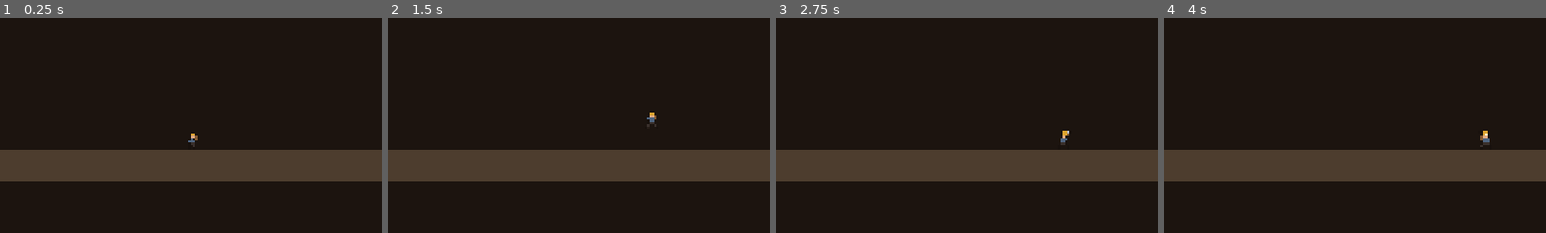
Above: before the commit, frames 1-4 (left to right).
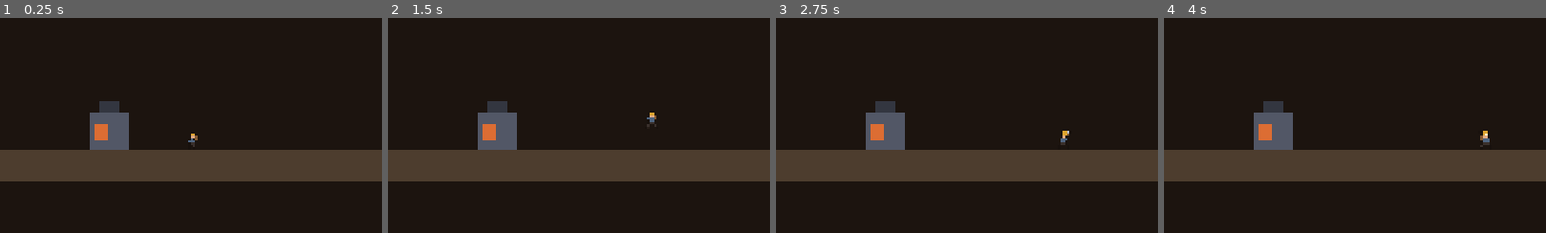
Above: after the commit, the same moments.

Repository: dlepi24/dungeon-delve
Game: Godot game, scene res://src/hub/hub.tscn
Same seed, same stepped clock (60 frames per second), same inputs: the game is played once before the commit and once after it. This scene is started directly instead of the project's main scene.
Inputs (mouse positions are % of the whole screen's width and height, from its top left):
- Up to frame 1 (0.25 s): no input
- Up to frame 2 (1.5 s): tap Enter at 0.5 s; move the mouse to (72, 45) at 0.52 s; hold D (move_right) 0.53-1.28 s; hold F (interact) 0.53-1.28 s; click (72, 45) at 0.6 s; tap Space (jump) at 0.77, 1.25 s; move the mouse to (30, 55) at 1.27 s; hold S (move_down) from 1.28 s (still down); tap F (interact) at 1.35 s
- Up to frame 3 (2.75 s): tap Space (jump) at 1.52 s; right-click (30, 55) at 1.55 s; tap Enter at 2 s; move the mouse to (60, 28) at 2.02 s; release S (move_down) at 2.03 s; hold D (move_right) from 2.03 s (still down); right-click (60, 28) at 2.1 s; tap Shift (roll) at 2.3 s
- Up to frame 4 (4 s): tap Space (jump) at 2.75, 3.02, 3.77 s; move the mouse to (45, 70) at 2.77 s; release D (move_right) at 2.78 s; hold W (move_up) 2.78-3.53 s; tap Shift (roll) at 2.85 s; click (45, 70) at 3.05 s; move the mouse to (80, 65) at 3.52 s; hold A (move_left) from 3.53 s (still down); hold F (interact) from 3.53 s (still down); click (80, 65) at 3.6 s
The pictures show only the part of the screen within x 25-75%, y 42-92%; the shares and areas given below are measured in that part.

The runs differ from the first frame. In frame 1, 2.1% of the frame differs, in the area x 23-34%, y 38-62%; in frame 2, 2.1%; in frame 3, 2.1%; in frame 4, 2.1%.

Commit message:
Add the Blacksmith: a second hub vendor with rerolling weapon stock
Sells weapons for banked haul; stock is a random subset of the pool,
rerolled per visit, so the smithy is worth checking between runs.
Bought weapons ride the identical equip path as found ones —
session-scoped, gone on death. Stock rolls are deliberately unseeded:
hub flavour must not burn draws from the delve's deterministic streams.

Co-Authored-By: Claude Fable 5 <noreply@anthropic.com>

Diff:
--- a/src/autoload/game_state.gd
+++ b/src/autoload/game_state.gd
@@ -152,6 +152,16 @@
 	return banked_haul >= cost
 
 
+## Spend banked haul on something that is not an upgrade (the blacksmith's
+## weapons). Returns whether it happened.
+func spend_banked(amount: int) -> bool:
+	if not can_afford(amount):
+		return false
+	banked_haul -= amount
+	save_game()
+	return true
+
+
 ## Spend banked haul to raise an upgrade a level. Returns whether it happened, so
 ## the vendor UI does not have to re-check affordability itself.
 func buy_upgrade(id: StringName, cost: int) -> bool:
--- /dev/null
+++ b/src/hub/blacksmith_panel.gd
@@ -0,0 +1,113 @@
+extends CanvasLayer
+## The blacksmith's buy screen. Sells weapons for banked haul.
+##
+## The stock is REROLLED on every visit — a random subset of the weapon pool —
+## so the smithy is worth checking after each run, and a run you would rather
+## not gamble on drops can start armed instead. Bought weapons go through the
+## exact same equip path as found ones: into the loadout, session-scoped, lost
+## on death. The blacksmith sells you a head start, not property.
+##
+## Stock rolls use plain randomness, NOT the seeded service: shop stock is hub
+## flavour, and burning seeded draws here would perturb the delve streams that
+## daily seeds depend on.
+
+## Everything the smith can stock. A new weapon for sale is a path here (and in
+## the enemy drop pool, which deliberately stays its own list — drop-only or
+## shop-only weapons are a design lever, not an accident waiting to happen).
+const WEAPON_POOL: Array[String] = [
+	"res://src/systems/weapons/dagger.tres",
+	"res://src/systems/weapons/maul.tres",
+	"res://src/systems/weapons/spear.tres",
+]
+
+## Weapons on the rack per visit.
+@export var stock_size: int = 2
+
+var _stock: Array[WeaponData] = []
+
+@onready var _list: VBoxContainer = $Panel/Margin/Rows/List
+@onready var _banked: Label = $Panel/Margin/Rows/Banked
+@onready var _close: Button = $Panel/Margin/Rows/Close
+
+
+func _ready() -> void:
+	process_mode = Node.PROCESS_MODE_ALWAYS
+	_close.pressed.connect(close)
+
+
+func open() -> void:
+	_roll_stock()
+	_rebuild_rows()
+	_refresh()
+	visible = true
+	Cursor.menu()
+
+
+func close() -> void:
+	visible = false
+	Cursor.gameplay()
+
+
+func _roll_stock() -> void:
+	var pool: Array[String] = WEAPON_POOL.duplicate()
+	var rng: RandomNumberGenerator = RandomNumberGenerator.new()
+	rng.randomize()
+	_stock.clear()
+	for i: int in mini(stock_size, pool.size()):
+		var pick: int = rng.randi_range(0, pool.size() - 1)
+		_stock.append(load(pool[pick]) as WeaponData)
+		pool.remove_at(pick)
+
+
+func _rebuild_rows() -> void:
+	for child: Node in _list.get_children():
+		child.queue_free()
+	for weapon: WeaponData in _stock:
+		var row: HBoxContainer = HBoxContainer.new()
+		row.add_theme_constant_override(&"separation", 12)
+
+		var icon: TextureRect = TextureRect.new()
+		icon.texture = weapon.icon
+		icon.texture_filter = CanvasItem.TEXTURE_FILTER_NEAREST
+		icon.expand_mode = TextureRect.EXPAND_IGNORE_SIZE
+		icon.stretch_mode = TextureRect.STRETCH_KEEP_ASPECT_CENTERED
+		icon.custom_minimum_size = Vector2(40, 40)
+		row.add_child(icon)
+
+		var label: Label = Label.new()
+		label.size_flags_horizontal = Control.SIZE_EXPAND_FILL
+		# The stats that make weapons feel different, in words a shopper can use.
+		label.text = "%s\ndmg %d · wind-up %d ms · reach %d" % [
+			weapon.display_name, roundi(weapon.damage), weapon.startup_ms, roundi(weapon.hitbox_size.x),
+		]
+		row.add_child(label)
+
+		var buy: Button = Button.new()
+		buy.custom_minimum_size = Vector2(150, 0)
+		buy.pressed.connect(_buy.bind(weapon, buy))
+		row.add_child(buy)
+		row.set_meta(&"weapon", weapon)
+		row.set_meta(&"button", buy)
+		_list.add_child(row)
+
+
+func _buy(weapon: WeaponData, button: Button) -> void:
+	if not GameState.spend_banked(weapon.cost):
+		return
+	var player: Player = get_tree().get_first_node_in_group(&"player") as Player
+	if player != null:
+		player.equip_weapon(weapon)
+	button.text = "SOLD"
+	button.disabled = true
+	_refresh()
+
+
+func _refresh() -> void:
+	_banked.text = "Banked haul: %d" % GameState.banked_haul
+	for row: Node in _list.get_children():
+		var weapon: WeaponData = row.get_meta(&"weapon") as WeaponData
+		var button: Button = row.get_meta(&"button") as Button
+		if button.disabled:
+			continue
+		button.text = "Buy  (%d)" % weapon.cost
+		button.disabled = not GameState.can_afford(weapon.cost)
--- /dev/null
+++ b/src/hub/blacksmith_panel.tscn
@@ -0,0 +1,71 @@
+[gd_scene load_steps=3 format=3]
+
+[ext_resource type="Script" path="res://src/hub/blacksmith_panel.gd" id="1"]
+
+[sub_resource type="StyleBoxFlat" id="sb"]
+bg_color = Color(0.05, 0.05, 0.06, 0.97)
+border_width_left = 2
+border_width_top = 2
+border_width_right = 2
+border_width_bottom = 2
+border_color = Color(0.55, 0.58, 0.66, 1)
+corner_radius_top_left = 6
+corner_radius_top_right = 6
+corner_radius_bottom_right = 6
+corner_radius_bottom_left = 6
+
+[node name="BlacksmithPanel" type="CanvasLayer"]
+layer = 5
+visible = false
+script = ExtResource("1")
+
+[node name="Panel" type="PanelContainer" parent="."]
+anchors_preset = 8
+anchor_left = 0.5
+anchor_top = 0.5
+anchor_right = 0.5
+anchor_bottom = 0.5
+offset_left = -300.0
+offset_top = -170.0
+offset_right = 300.0
+offset_bottom = 170.0
+grow_horizontal = 2
+grow_vertical = 2
+theme_override_styles/panel = SubResource("sb")
+
+[node name="Margin" type="MarginContainer" parent="Panel"]
+layout_mode = 2
+theme_override_constants/margin_left = 24
+theme_override_constants/margin_top = 20
+theme_override_constants/margin_right = 24
+theme_override_constants/margin_bottom = 20
+
+[node name="Rows" type="VBoxContainer" parent="Panel/Margin"]
+layout_mode = 2
+theme_override_constants/separation = 14
+
+[node name="Title" type="Label" parent="Panel/Margin/Rows"]
+layout_mode = 2
+text = "THE BLACKSMITH"
+horizontal_alignment = 1
+
+[node name="Hint" type="Label" parent="Panel/Margin/Rows"]
+layout_mode = 2
+theme_override_font_sizes/font_size = 13
+theme_override_colors/font_color = Color(0.6, 0.58, 0.52, 1)
+text = "New stock after every delve. Yours until you die."
+horizontal_alignment = 1
+
+[node name="Banked" type="Label" parent="Panel/Margin/Rows"]
+layout_mode = 2
+text = "Banked haul: 0"
+horizontal_alignment = 1
+
+[node name="List" type="VBoxContainer" parent="Panel/Margin/Rows"]
+layout_mode = 2
+size_flags_vertical = 3
+theme_override_constants/separation = 8
+
+[node name="Close" type="Button" parent="Panel/Margin/Rows"]
+layout_mode = 2
+text = "Close  [F]"
--- a/src/hub/hub.gd
+++ b/src/hub/hub.gd
@@ -14,8 +14,10 @@
 var _near: StringName = &""
 
 @onready var _vendor_marker: Marker2D = $VendorMarker
+@onready var _smithy_marker: Marker2D = $SmithyMarker
 @onready var _mine_marker: Marker2D = $MineMarker
 @onready var _vendor_panel: CanvasLayer = $VendorPanel
+@onready var _blacksmith_panel: CanvasLayer = $BlacksmithPanel
 @onready var _prompt: Label = $HubHud/Prompt
 @onready var _banked_label: Label = $HubHud/Banked
 
@@ -29,6 +31,7 @@
 		_player.reset_for_new_run()
 		_player.global_position = $PlayerStart.global_position
 	_vendor_panel.visible = false
+	_blacksmith_panel.visible = false
 	Cursor.gameplay()
 	Music.play(&"hub")
 	_refresh_banked()
@@ -40,18 +43,22 @@
 
 
 func _physics_process(_delta: float) -> void:
-	if _player == null or _vendor_panel.visible:
+	if _player == null or _vendor_panel.visible or _blacksmith_panel.visible:
 		_prompt.text = ""
 		return
 	var near: StringName = &""
 	if _player.global_position.distance_to(_vendor_marker.global_position) <= interact_range:
 		near = &"vendor"
+	elif _player.global_position.distance_to(_smithy_marker.global_position) <= interact_range:
+		near = &"blacksmith"
 	elif _player.global_position.distance_to(_mine_marker.global_position) <= interact_range:
 		near = &"mine"
 	_near = near
 	match near:
 		&"vendor":
 			_prompt.text = "[F] Trade"
+		&"blacksmith":
+			_prompt.text = "[F] Blacksmith"
 		&"mine":
 			_prompt.text = "[F] Descend into the mine"
 		_:
@@ -59,7 +66,7 @@
 
 
 func _unhandled_input(event: InputEvent) -> void:
-	if _vendor_panel.visible:
+	if _vendor_panel.visible or _blacksmith_panel.visible:
 		return
 	if not event.is_action_pressed(&"interact"):
 		return
@@ -67,6 +74,9 @@
 		get_viewport().set_input_as_handled()
 		_vendor_panel.visible = true
 		_vendor_panel.open()
+	elif _near == &"blacksmith":
+		get_viewport().set_input_as_handled()
+		_blacksmith_panel.open()
 	elif _near == &"mine":
 		get_viewport().set_input_as_handled()
 		_descend()
--- a/src/hub/hub.tscn
+++ b/src/hub/hub.tscn
@@ -1,9 +1,10 @@
-[gd_scene load_steps=6 format=3]
+[gd_scene load_steps=7 format=3]
 
 [ext_resource type="Script" path="res://src/hub/hub.gd" id="1"]
 [ext_resource type="PackedScene" path="res://src/player/player.tscn" id="2"]
 [ext_resource type="PackedScene" path="res://src/hub/vendor_panel.tscn" id="4"]
 [ext_resource type="Script" path="res://src/systems/pickup_feedback.gd" id="5"]
+[ext_resource type="PackedScene" path="res://src/hub/blacksmith_panel.tscn" id="6"]
 
 [sub_resource type="RectangleShape2D" id="floor"]
 size = Vector2(1840, 80)
@@ -51,6 +52,32 @@
 [node name="VendorMarker" type="Marker2D" parent="."]
 position = Vector2(410, 780)
 
+; The smithy: an anvil block and a glowing forge mouth, iron-grey against the
+; hub's warm wood so it reads as a different vendor at a glance.
+[node name="SmithyStall" type="ColorRect" parent="."]
+offset_left = 700.0
+offset_top = 690.0
+offset_right = 800.0
+offset_bottom = 780.0
+color = Color(0.32, 0.34, 0.4, 1)
+
+[node name="SmithyAnvil" type="ColorRect" parent="."]
+offset_left = 725.0
+offset_top = 660.0
+offset_right = 775.0
+offset_bottom = 690.0
+color = Color(0.2, 0.21, 0.25, 1)
+
+[node name="SmithyForge" type="ColorRect" parent="."]
+offset_left = 712.0
+offset_top = 720.0
+offset_right = 748.0
+offset_bottom = 756.0
+color = Color(1.0, 0.45, 0.15, 0.8)
+
+[node name="SmithyMarker" type="Marker2D" parent="."]
+position = Vector2(750, 780)
+
 [node name="MineMouth" type="ColorRect" parent="."]
 offset_left = 1460.0
 offset_top = 620.0
@@ -93,5 +120,7 @@
 
 [node name="VendorPanel" parent="." instance=ExtResource("4")]
 
+[node name="BlacksmithPanel" parent="." instance=ExtResource("6")]
+
 [node name="PickupFeedback" type="Node" parent="."]
 script = ExtResource("5")
--- a/src/systems/weapon_data.gd
+++ b/src/systems/weapon_data.gd
@@ -13,6 +13,9 @@
 @export var display_name: String = "Weapon"
 @export var damage: float = 12.0
 @export var poise_damage: float = 12.0
+## Blacksmith price, in banked haul. Weapons bought or found are the same thing
+## afterwards — session-scoped, lost on death.
+@export var cost: int = 40
 
 @export_group("Timing (ms)")
 @export var startup_ms: int = 90
--- a/src/systems/weapons/dagger.tres
+++ b/src/systems/weapons/dagger.tres
@@ -15,3 +15,4 @@
 move_control = 0.4
 swing_colour = Color(0.8, 1.0, 0.9, 0.85)
 icon = ExtResource("2")
+cost = 35
--- a/src/systems/weapons/maul.tres
+++ b/src/systems/weapons/maul.tres
@@ -15,3 +15,4 @@
 move_control = 0.05
 swing_colour = Color(1.0, 0.7, 0.4, 0.85)
 icon = ExtResource("2")
+cost = 55
--- a/src/systems/weapons/spear.tres
+++ b/src/systems/weapons/spear.tres
@@ -15,3 +15,4 @@
 move_control = 0.2
 swing_colour = Color(0.85, 0.9, 1.0, 0.85)
 icon = ExtResource("2")
+cost = 45
Not shown, changed: docs/GDD.md
